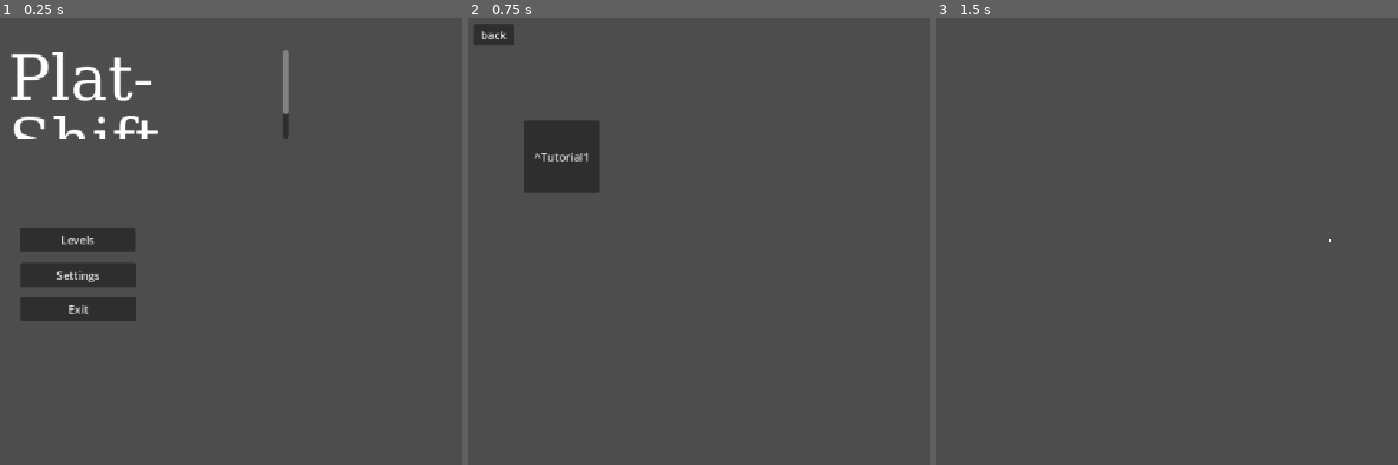
Above: before the commit, frames 1-3 (left to right).
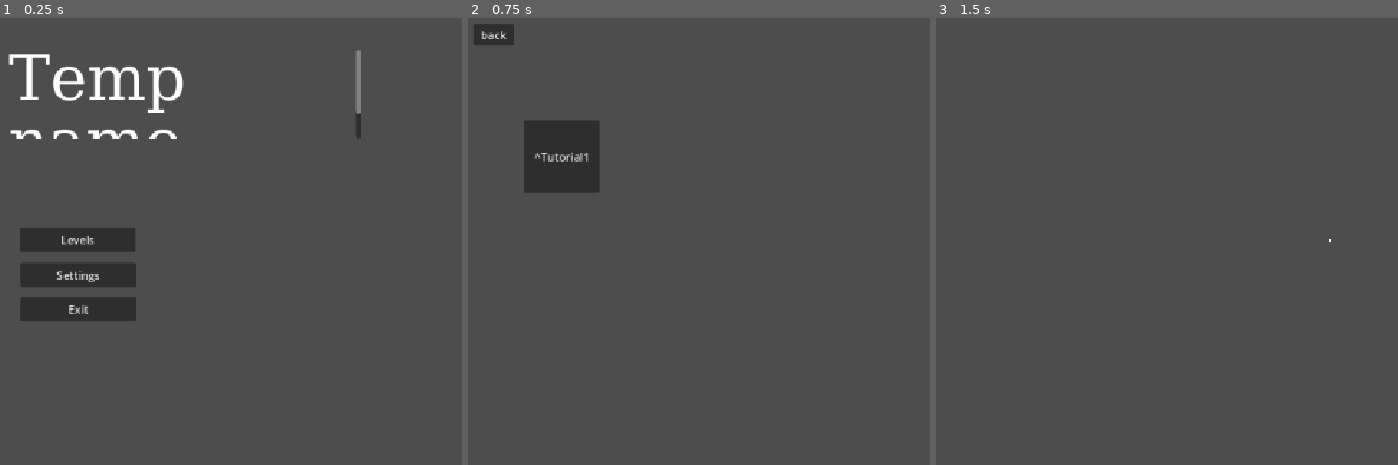
Above: after the commit, the same moments.

Repository: tarr2f/Game-Off-2026
Game: Godot game, scene res://scenes/game.tscn
The game is run twice, just before and just after one commit, with the same random seed, the same clock (stepped at 60 frames per second) and the same inputs.
Inputs:
- Up to frame 1 (0.25 s): no input
- Up to frame 2 (0.75 s): click "Levels" at 0.5 s
- Up to frame 3 (1.5 s): click "^Tutorial1" at 1.25 s

The runs differ from the first frame. In frame 1, 2.8% of the frame differs, in the area x 1-79%, y 7-28%; in frame 2, nothing differs; in frame 3, nothing differs.

Commit message:
i were toooo tired to commit yesterday. see devlog. did organizational stuff

Diff:
--- a/scenes/game.tscn
+++ b/scenes/game.tscn
@@ -81,16 +81,22 @@
 grow_vertical = 2
 script = ExtResource("2_iywne")
 
-[node name="Menu" type="Control" parent="." unique_id=1624465427]
+[node name="gui" type="Control" parent="." unique_id=1624465427]
+process_mode = 3
 layout_mode = 3
 anchors_preset = 0
 offset_right = 40.0
 offset_bottom = 40.0
+
+[node name="mainmenu" type="Control" parent="gui" unique_id=1064931890]
+anchors_preset = 0
+offset_right = 40.0
+offset_bottom = 40.0
 script = ExtResource("3_p57ef")
 
-[node name="_main" type="CanvasLayer" parent="Menu" unique_id=794745379]
-
-[node name="Levels" type="Button" parent="Menu/_main" unique_id=153033167]
+[node name="_main" type="CanvasLayer" parent="gui/mainmenu" unique_id=794745379]
+
+[node name="Levels" type="Button" parent="gui/mainmenu/_main" unique_id=153033167]
 anchors_preset = -1
 anchor_left = 0.105000004
 anchor_top = 0.499
@@ -103,33 +109,33 @@
 grow_vertical = 2
 text = "Levels"
 
-[node name="Settings" type="Button" parent="Menu/_main" unique_id=1278989067]
+[node name="Settings" type="Button" parent="gui/mainmenu/_main" unique_id=1278989067]
 anchors_preset = -1
 anchor_left = 0.105000004
-anchor_top = 0.499
+anchor_top = 0.578
 anchor_right = 0.105000004
-anchor_bottom = 0.499
+anchor_bottom = 0.578
 offset_left = -82.96001
-offset_top = 33.64798
+offset_top = -17.544006
 offset_right = 84.03999
-offset_bottom = 68.64798
+offset_bottom = 17.455994
 grow_vertical = 2
 text = "Settings"
 
-[node name="Exit" type="Button" parent="Menu/_main" unique_id=1961226256]
+[node name="Exit" type="Button" parent="gui/mainmenu/_main" unique_id=1961226256]
 anchors_preset = -1
 anchor_left = 0.105000004
-anchor_top = 0.499
+anchor_top = 0.65400004
 anchor_right = 0.105000004
-anchor_bottom = 0.499
+anchor_bottom = 0.65400004
 offset_left = -82.96001
-offset_top = 82.64798
+offset_top = -17.792023
 offset_right = 84.03999
-offset_bottom = 117.64798
+offset_bottom = 17.207977
 grow_vertical = 2
 text = "Exit"
 
-[node name="RichTextLabel" type="RichTextLabel" parent="Menu/_main" unique_id=335670982]
+[node name="RichTextLabel" type="RichTextLabel" parent="gui/mainmenu/_main" unique_id=335670982]
 anchors_preset = -1
 anchor_left = 0.171
 anchor_top = 0.17600001
@@ -137,18 +143,18 @@
 anchor_bottom = 0.17600001
 offset_left = -175.992
 offset_top = -64.04801
-offset_right = 227.00797
+offset_right = 332.008
 offset_bottom = 63.952003
 theme = SubResource("Theme_wrm1d")
 theme_override_fonts/normal_font = SubResource("FontFile_3dryh")
 theme_override_font_sizes/normal_font_size = 90
-text = "Plat-Shift"
-
-[node name="_levels" type="CanvasLayer" parent="Menu" unique_id=1464886575]
+text = "Temp name"
+
+[node name="_levels" type="CanvasLayer" parent="gui/mainmenu" unique_id=1464886575]
 visible = false
 script = ExtResource("5_p57ef")
 
-[node name="Tutorial1" type="Button" parent="Menu/_levels" unique_id=88950142]
+[node name="Tutorial1" type="Button" parent="gui/mainmenu/_levels" unique_id=88950142]
 anchors_preset = -1
 anchor_left = 3.5870001
 anchor_top = 5.1000004
@@ -160,7 +166,35 @@
 offset_bottom = -3048.8003
 text = "^Tutorial1"
 
-[node name="Back" type="Button" parent="Menu/_levels" unique_id=751388910]
+[node name="Back" type="Button" parent="gui/mainmenu/_levels" unique_id=1050080409]
+anchors_preset = -1
+anchor_left = 0.039
+anchor_top = 0.044000003
+anchor_right = 0.039
+anchor_bottom = 0.044000003
+offset_left = -28.928001
+offset_top = -15.512003
+offset_right = 30.071999
+offset_bottom = 15.487997
+text = "back"
+
+[node name="_deblevels" type="CanvasLayer" parent="gui/mainmenu" unique_id=1521432529]
+visible = false
+script = ExtResource("4_u5sy4")
+
+[node name="Debug" type="Button" parent="gui/mainmenu/_deblevels" unique_id=45509358]
+anchors_preset = -1
+anchor_left = 3.5870001
+anchor_top = 5.1000004
+anchor_right = 3.5870001
+anchor_bottom = 5.1000004
+offset_left = -4043.224
+offset_top = -3152.8003
+offset_right = -3934.224
+offset_bottom = -3048.8003
+text = "^debug"
+
+[node name="Back" type="Button" parent="gui/mainmenu/_deblevels" unique_id=1477021451]
 anchors_preset = -1
 anchor_left = 1.1370001
 anchor_top = 0.625
@@ -172,40 +206,12 @@
 offset_bottom = -361.0
 text = "back"
 
-[node name="_deblevels" type="CanvasLayer" parent="Menu" unique_id=1521432529]
-visible = false
-script = ExtResource("4_u5sy4")
-
-[node name="Debug" type="Button" parent="Menu/_deblevels" unique_id=45509358]
-anchors_preset = -1
-anchor_left = 3.5870001
-anchor_top = 5.1000004
-anchor_right = 3.5870001
-anchor_bottom = 5.1000004
-offset_left = -4043.224
-offset_top = -3152.8003
-offset_right = -3934.224
-offset_bottom = -3048.8003
-text = "^debug"
-
-[node name="Back" type="Button" parent="Menu/_deblevels" unique_id=1477021451]
-anchors_preset = -1
-anchor_left = 1.1370001
-anchor_top = 0.625
-anchor_right = 1.1370001
-anchor_bottom = 0.625
-offset_left = -1293.8241
-offset_top = -392.0
-offset_right = -1234.8241
-offset_bottom = -361.0
-text = "back"
-
-[node name="_pausemenu" type="CanvasLayer" parent="Menu" unique_id=1286632169]
+[node name="_pausemenu" type="CanvasLayer" parent="gui" unique_id=1286632169]
 process_mode = 3
 visible = false
 script = ExtResource("7_u5sy4")
 
-[node name="Pause" type="RichTextLabel" parent="Menu/_pausemenu" unique_id=2062210372]
+[node name="Pause" type="RichTextLabel" parent="gui/_pausemenu" unique_id=2062210372]
 anchors_preset = -1
 anchor_left = 5.637
 anchor_top = 2.0370002
@@ -219,7 +225,7 @@
 theme_override_font_sizes/normal_font_size = 50
 text = "Game Paused"
 
-[node name="Resume" type="Button" parent="Menu/_pausemenu" unique_id=1093377891]
+[node name="Resume" type="Button" parent="gui/_pausemenu" unique_id=1093377891]
 anchors_preset = -1
 anchor_left = 2.8370001
 anchor_top = 7.5250006
@@ -235,7 +241,7 @@
 flat = true
 alignment = 0
 
-[node name="Settings" type="Button" parent="Menu/_pausemenu" unique_id=953435831]
+[node name="Settings" type="Button" parent="gui/_pausemenu" unique_id=953435831]
 anchors_preset = -1
 anchor_left = 2.8370001
 anchor_top = 8.85
@@ -251,7 +257,7 @@
 flat = true
 alignment = 0
 
-[node name="Menu" type="Button" parent="Menu/_pausemenu" unique_id=2001758500]
+[node name="Menu" type="Button" parent="gui/_pausemenu" unique_id=2001758500]
 anchors_preset = -1
 anchor_left = 2.8370001
 anchor_top = 10.3
--- a/scripts/levels.gd
+++ b/scripts/levels.gd
@@ -3,10 +3,9 @@
 @onready var main = get_node("/root/main")
 
 @onready var menu: Control = $".."
+@onready var back: Button = $Back
+
 @onready var tutorial1: Button = $Tutorial1
-
-
-@onready var back: Button = $Back
 
 func _ready() -> void:
 	back.pressed.connect(menu.goback.bind(self))
--- a/scripts/main.gd
+++ b/scripts/main.gd
@@ -2,15 +2,16 @@
 
 @onready var player: CharacterBody3D = $PLayer
 @onready var level_con: Node3D = $level_con
-@onready var menu: Control = $Menu
-@onready var _main: CanvasLayer = $Menu/_main
+@onready var gui: Control = $gui
+@onready var mainmenu: Control = $gui/mainmenu
+@onready var _main: CanvasLayer = $gui/mainmenu/_main
 @onready var crosshair: ColorRect = $PLayer/CanvasLayer/ColorRect
 
 func load_lvl(scene: String) -> void:
 	var scene_pth = "res://scenes/" + scene + ".tscn"
 	for child in level_con.get_children():
 		child.queue_free()
-	for child in menu.get_children():
+	for child in mainmenu.get_children():
 		child.hide()
 	level_con.add_child(load(scene_pth).instantiate())
 	if level_con.get_child_count() > 0:
--- a/scripts/mainmenu.gd
+++ b/scripts/mainmenu.gd
@@ -7,7 +7,7 @@
 @onready var _main: CanvasLayer = $_main
 @onready var _levels: CanvasLayer = $_levels
 @onready var _deblevels: CanvasLayer = $_deblevels
-@onready var _pausemenu: CanvasLayer = $_pausemenu
+@onready var _pausemenu: CanvasLayer = $"../_pausemenu"
 
 func _ready() -> void:
 	exit.pressed.connect(on_exit)
--- a/scripts/pause.gd
+++ b/scripts/pause.gd
@@ -1,6 +1,7 @@
 extends CanvasLayer
 
 @onready var main: Node3D = $"../.."
+@onready var level_con: Node3D = $"../../level_con"
 
 @onready var resume: Button = $Resume
 @onready var settings: Button = $Settings
@@ -11,7 +12,7 @@
 	menu.pressed.connect(goto_menu)
 
 func _process(delta: float) -> void:
-	if Input.is_action_just_pressed("esc"):
+	if Input.is_action_just_pressed("esc") and not level_con.get_child_count() == 0:
 		run()
 
 func goto_resume() -> void:
--- a/scripts/player.gd
+++ b/scripts/player.gd
@@ -33,6 +33,7 @@
 		cam_node.rotation.x = deg_to_rad(clamp(rad_to_deg(cam_node.rotation.x), -90, 90))
 	if Input.is_action_just_pressed("use"):
 		print("DEBUG // velocity: ", velocity)
+	# HACK: omega debug - remove in fairly playable version
 	if Input.is_action_just_pressed("use"):
 		spd_multipl = spd_multipl + 1
 		print(spd_multipl)
Not shown, changed: export_presets.cfg
Not shown, changed: devlog.md
